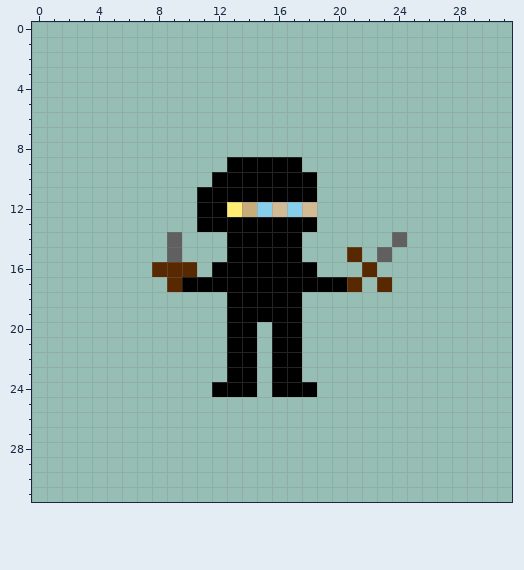
Pixel-art sprite: Texture/Voleur_f.png. That is the earlier state.
The file is 32x32 pixels. Pixels under 10% opacity are left out. Colours within 5 levels of each other are drawn and written as one.
Once edited:
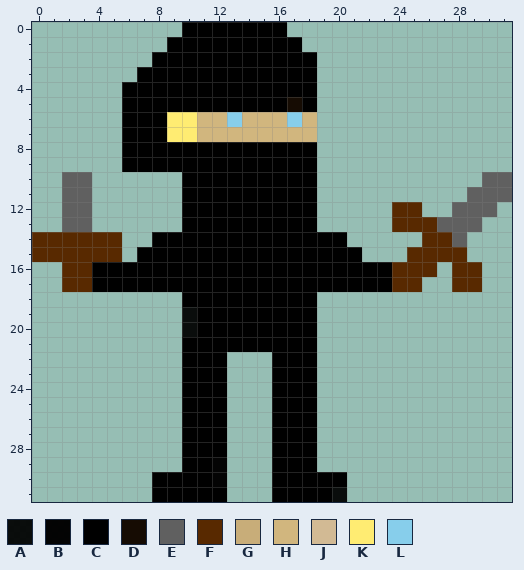
Palette (. is transparent): A #000000ee  B #000000f9  C #000000  D #160c03  E #606060  F #582900  G #c8ad79  H #d1b67e  J #d2ba94  K #ffec72  L #87ceeb
Changes in this commit:
Changed rows in their new state; - is an unchanged pixel.
first column x 0:
 0 ----------CCCCCCC---------------
 1 ---------CCCCCCCCC--------------
 2 --------CCCCCCCCCCC-------------
 3 -------CCCCCCCCCCCC-------------
 4 ------CCCCCCCCCCCCC-------------
 5 ------CCCCCCCCCCCDC-------------
 6 ------CCCKKHHLHHHLH-------------
 7 ------CCCKKHHHHHHHH-------------
 8 ------CCCCCCCCCCCCC-------------
 9 ------CCCCCCC-----C-------------
10 --EE------CC------------------EE
11 --EE------C------------------EEE
12 --EE------C--CCCCCC-----FF--EEE-
13 --EE------C-------------FFFEEE--
14 FFFFFF--CCCCC-----CCC---.-FFE---
15 FFFFFF-CCCCCC-----CCCC-.-FFFF---
16 --FFCCCCCCCC-------CCCCCFFF-FF--
17 --FFCCCCCC-----------CCCFF--FF--
18 ----------CCC-----C-------------
19 ----------ACC-----C-------------
20 ----------ACC--C--C-------------
21 ----------CCC--C--C-------------
22 ----------CCC..---C-------------
23 ----------CCC..---C-------------
24 ----------CC-..-----------------
25 ----------CCC---CCC-------------
26 ----------CCC---CCC-------------
27 ----------CCC---CCC-------------
28 ----------CCC---CCC-------------
29 ----------CCB---CCC-------------
30 --------CCCCB---CCCCC-----------
31 --------CCCCC---CCCCA-----------
Boxes around the changes in both pictures, in picture pixels (x1, y1, x2, y2):
changed: (32, 22, 512, 502)
